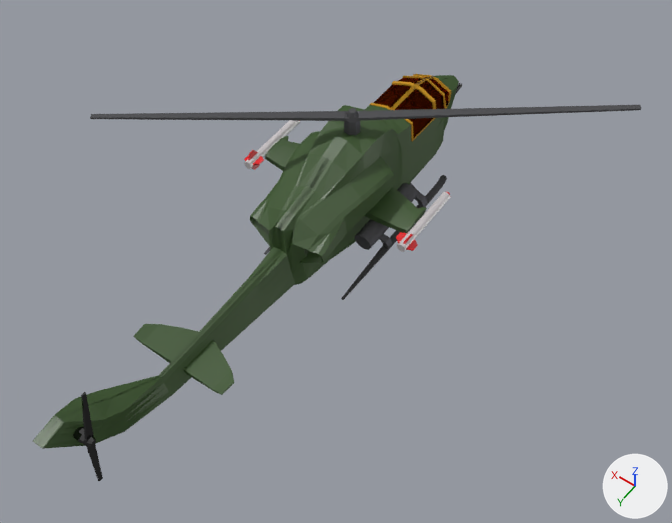
Two versions of the Blender file Assets/models/cobra_helicopter.blend, one commit apart.
Camera for both pictures: a camera (50 mm lens) standing at (-10.95, 16.18, 23.18) and looking at (-1.62, 3.11, 2.64). The axes (+X, +Y, +Z) are drawn at lower right. The lights are the same throughout.
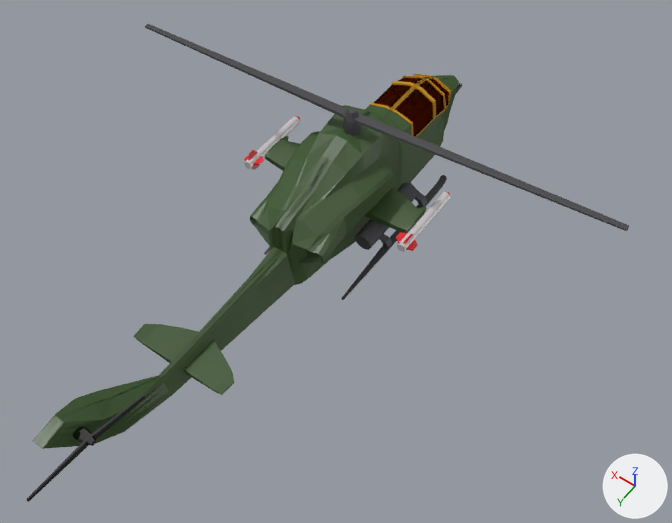
Where the change shows, as pixel boxes [x1, y1, x2, y2] in the pictures (672 x 523 px):
```json
{"object": "Cylinder", "change": "turned", "before": [90, 105, 641, 135], "after": [145, 24, 629, 231]}
{"object": "Cylinder.001", "change": "turned", "before": [73, 392, 103, 481], "after": [27, 394, 145, 502]}
```

Edits to the scene script, one JSON object a line:
```json
{"op": "set", "path": "ob_cylinder_001.rotation_euler", "old": "(-4.712, 3.665, 4.712)", "new": "(-4.712, 2.199, 4.712)", "note": "degrees (-270, 210, 270) -> degrees (-270, 126, 270)"}
{"op": "set", "path": "ob_cylinder.rotation_euler", "old": "(0.0, 0.0, 1.833)", "new": "(0.0, 0.0, 1.257)", "note": "degrees (0, 0, 105) -> degrees (0, 0, 72)"}
```
